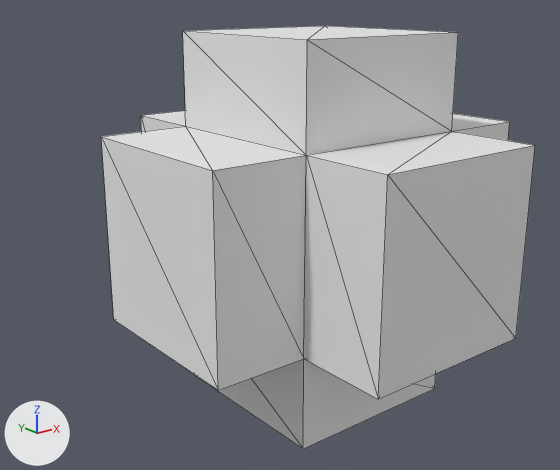
The OBJ model Models/Star.obj: old version first, new version second.
One viewpoint serves both versions: a camera (50 mm lens) standing at (-0.544, -0.818, 0.239) and looking at (0.011, -0.124, -0.039). The axes (+X, +Y, +Z) are drawn at lower left. The lights are the same throughout. Mesh edges are drawn as thin lines. Where no turn or scale is listed for an object, it has been applied to the vertices. Vertices at the same position are counted once.

Names of what the first picture shows: 'Untitled'.
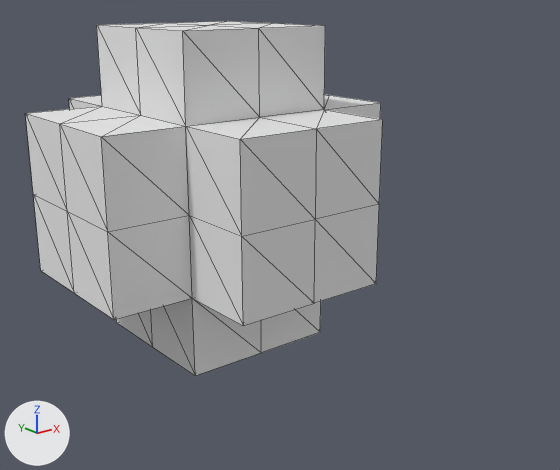
The change, as a diff of the scene's bpy script:
```diff
--- a/Models/Star.obj.py
+++ b/Models/Star.obj.py
@@ me_untitled @@
 # used by ob_untitled; location = (0.0, 0.0, 0.0)
-me_untitled.from_pydata(...)  # 32 vertices, 60 faces; spans x -0.2..0.2, y -0.4..0.0, z -0.2..0.2
+me_untitled.from_pydata(...)  # 74 vertices, 144 faces; spans x -0.2..0.2, y -0.2..0.2, z -0.2..0.2
+# me_untitled part 1
+# 16 vertices are removed from x -0.2..0.2, y -0.4..-0.3, z -0.2..0.2
+# 60 faces are deleted
+# 1 vertex is added at (0.0, -0.2, 0.0)
+# 12 new vertices lie (0.0, 0.1, 0.0) away from vertices in x -0.2..0.2, y -0.1..0.0, z -0.2..0.2
+# 12 new vertices lie (0.0, 0.1, 0.0) away from vertices in x -0.2..0.2, y 0.0..0.1, z -0.2..0.2
+# 12 new vertices lie (0.0, 0.0, 0.1) away from vertices in x -0.2..0.2, y -0.1..0.2, z -0.1
+# 13 new vertices lie (0.1, 0.0, 0.0) away from vertices in x -0.1, y -0.1..0.2, z -0.2..0.2
+# 8 new vertices lie (0.0, -0.1, 0.0) away from vertices in x -0.1..0.1, y -0.1, z -0.1..0.1
+# 144 new faces join them
 me_untitled.materials.append(mat_palette)
```

What differs and where, as boxes (x1, y1, x2, y2) in the pictures (560 x 470 px):
'Untitled', reshaped (17% narrower, 16% shorter): before (101, 26, 535, 449); after (25, 21, 383, 376)
